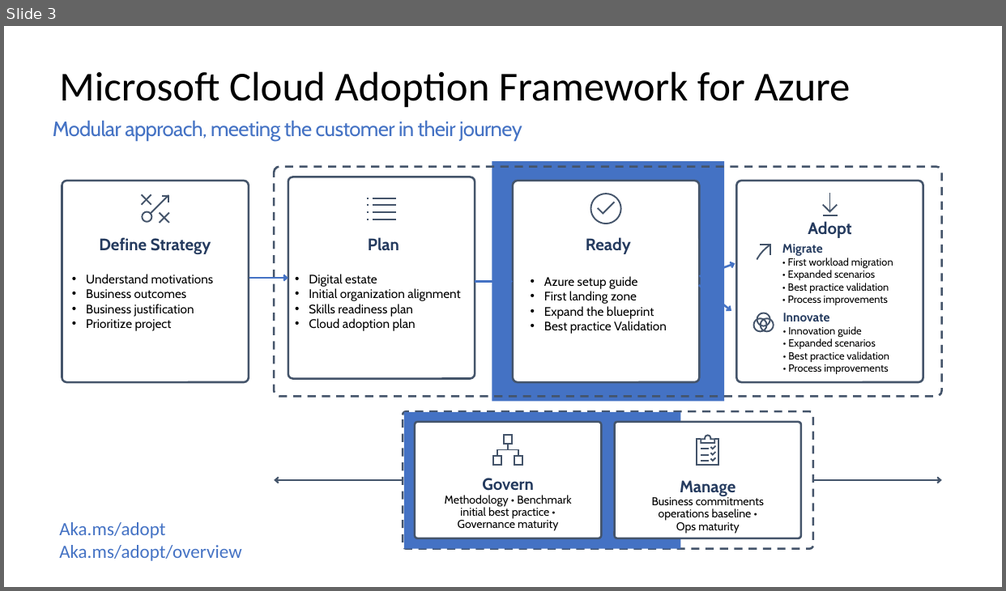
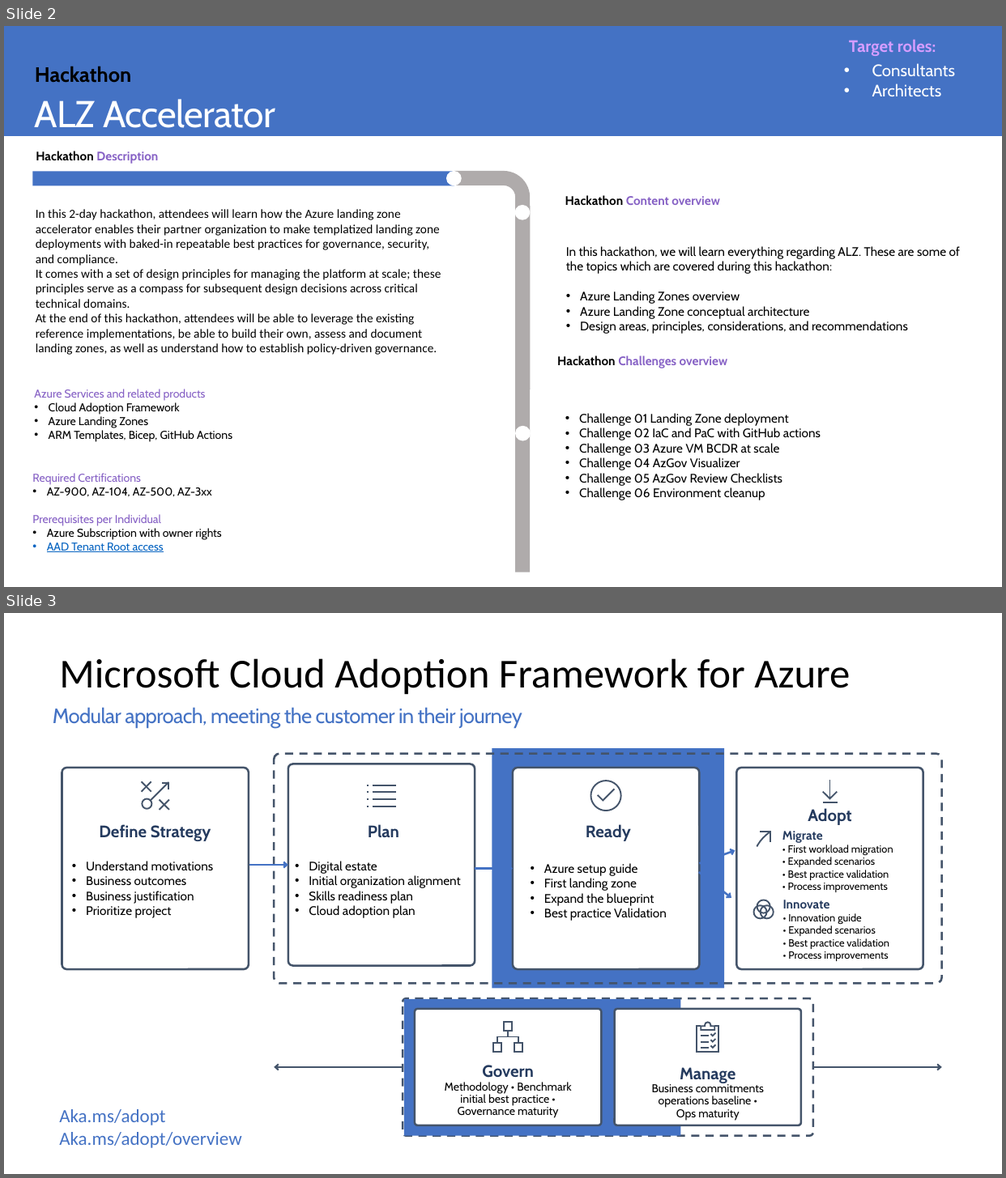
Before and after one commit to jonathan-vella/what-the-caf, a slide deck: learning_path_modules/04_ALZ_Accelerator/00_ALZ_Accelerator_Agenda.pptx. Shown one above the other, each under a label of ours: slide 3 before the commit, slides 2 and 3 after it. The pictures are 1006x591 and 1006x1178 pixels, drawn with LibreOffice and Linux fonts; fonts in the diff are those of the drawing. Boxes give left, top, right and bottom in pixels: in the first picture for what was removed or moved away, otherwise in the second. Text is boxed around its words. In the diff, an @@ line names an element or a change of style, - is before the commit and + after.

```diff
--- a/learning_path_modules/04_ALZ_Accelerator/00_ALZ_Accelerator_Agenda.pptx
+++ b/learning_path_modules/04_ALZ_Accelerator/00_ALZ_Accelerator_Agenda.pptx
@@ slide 2 added at <box>4,26,1002,587</box>, background #FFFFFF @@
@@ rectangle added at <box>4,26,1002,136</box>, fill #4472C4 @@
@@ text added at <box>849,39,936,56</box>, 16.3 pt, text #D59DFF, bold @@
+Target roles:
@@ text added at <box>35,66,131,83</box>, 20.4 pt, text #000000, bold @@
+Hackathon
@@ text added at <box>872,63,956,96</box>, 16.3 pt, text #FFFFFF @@
+• Consultants
+• Architects
@@ text added at <box>34,99,275,128</box>, 36.7 pt, text #FFFFFF @@
+ALZ Accelerator
@@ rectangle added at <box>32,171,454,186</box>, fill #4472C4 @@
@@ text added at <box>36,151,158,164</box>, 12.2 pt, text #8661C5, bold @@
+Hackathon Description
@@ ellipse added at <box>7,192,23,207</box>, fill #FFFFFF @@
@@ text added at <box>565,195,719,205</box>, 12.2 pt, text #8661C5, bold @@
+Hackathon Content overview
@@ text added at <box>36,209,441,355</box>, 12.2 pt, text #000000 @@
+In this 2-day hackathon, attendees will learn how the Azure landing zone accelerator enables their partner organization to make templatized landing zone deployments with baked-in repeatable best practices for governance, security, and compliance.
+It comes with a set of design principles for managing the platform at scale; these principles serve as a compass for subsequent design decisions across critical technical domains.
+At the end of this hackathon, attendees will be able to leverage the existing reference implementations, be able to build their own, assess and document landing zones, as well as understand how to establish policy-driven governance.
@@ group added at <box>446,171,558,389</box>: 2 rectangles, 1 bent arrow, 1 ellipse @@
@@ ellipse added at <box>514,205,530,220</box>, fill #FFFFFF @@
@@ text added at <box>566,246,960,334</box>, 12.2 pt, text #000000 @@
+In this hackathon, we will learn everything regarding ALZ. These are some of the topics which are covered during this hackathon:
+• Azure Landing Zones overview
+• Azure Landing Zone conceptual architecture
+• Design areas, principles, considerations, and recommendations
@@ text added at <box>557,356,727,369</box>, 12.2 pt, text #8661C5, bold @@
+Hackathon Challenges overview
@@ text added at <box>34,389,232,442</box>, 11.2 pt, text #000000 @@
+Azure Services and related products
+• Cloud Adoption Framework
+• Azure Landing Zones
+• ARM Templates, Bicep, GitHub Actions
@@ rectangle added at <box>514,389,530,572</box>, fill #AFABAB @@
@@ text added at <box>579,413,820,501</box>, 12.2 pt, text #000000 @@
+• Challenge 01 Landing Zone deployment
+• Challenge 02 IaC and PaC with GitHub actions
+• Challenge 03 Azure VM BCDR at scale
+• Challenge 04 AzGov Visualizer
+• Challenge 05 AzGov Review Checklists
+• Challenge 06 Environment cleanup
@@ ellipse added at <box>515,426,530,442</box>, fill #FFFFFF @@
@@ text added at <box>32,473,222,552</box>, 11.2 pt, text #000000 @@
+Required Certifications
+• AZ-900, AZ-104, AZ-500, AZ-3xx
+Prerequisites per Individual
+• Azure Subscription with owner rights
+• AAD Tenant Root access
@@ ellipse added at <box>132,519,147,535</box>, fill #FFFFFF @@
```
Also in this commit, not shown: 5 slides changed, 3 other slides added, 2 slides removed, 8 other files.
